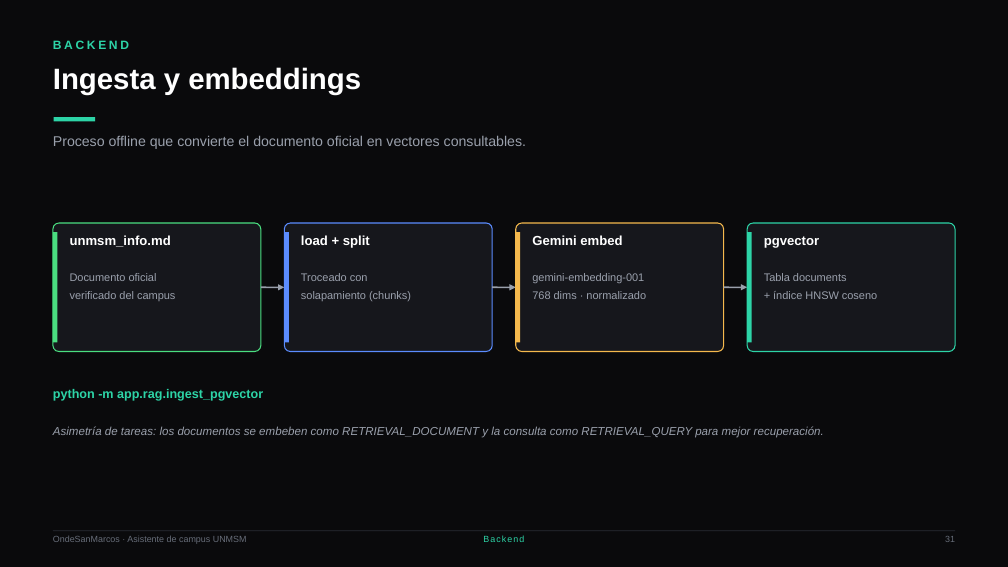
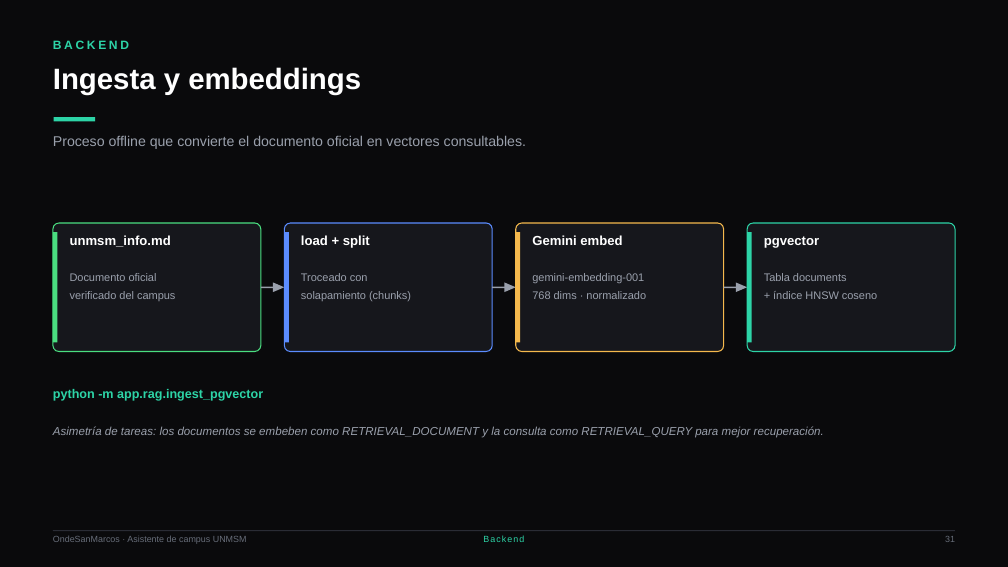
Before and after one commit to frank777ch/OndeSanMarcos, a slide deck: slide 31 of presentation/OndeSanMarcos.pptx. Drawn at 1008x567 pixels with LibreOffice and Linux fonts; fonts in the diff are those of the drawing. Boxes give left, top, right and bottom in pixels: in the first picture for what was removed or moved away, otherwise in the second. Text is boxed around its words. In the diff, an @@ line names an element or a change of style, - is before the commit and + after.

Commit message:
fix(presentation): draw connectors as shapes for Canva import
Canva drops line-type elements (S.line) when importing a PPTX, which would
erase every arrow and connector in the diagrams. Replace the line helper with
rotated thin rectangles for segments and native triangles for arrowheads, so
all connectors are shapes (rect/triangle) that survive the import. Dashed
connectors are composed of short rectangle dashes.

```diff
--- a/presentation/OndeSanMarcos.pptx
+++ b/presentation/OndeSanMarcos.pptx
@@ arrow removed from (261, 287) to (284, 287) @@
@@ rectangle added at [261,287,278,288], fill #9AA0AC @@
@@ triangle added at [273,283,284,293], fill #9AA0AC @@
@@ arrow removed from (492, 287) to (516, 287) @@
@@ rectangle added at [492,287,509,288], fill #9AA0AC @@
@@ triangle added at [504,283,516,293], fill #9AA0AC @@
@@ arrow removed from (724, 287) to (747, 287) @@
@@ rectangle added at [724,287,740,288], fill #9AA0AC @@
@@ triangle added at [736,283,747,293], fill #9AA0AC @@
@@ line removed from (53, 531) to (955, 531) @@
@@ rectangle added at [53,530,955,531], fill #2A2C35 @@
```
Also in this commit, not shown: 40 other slides changed, 1 other file.
